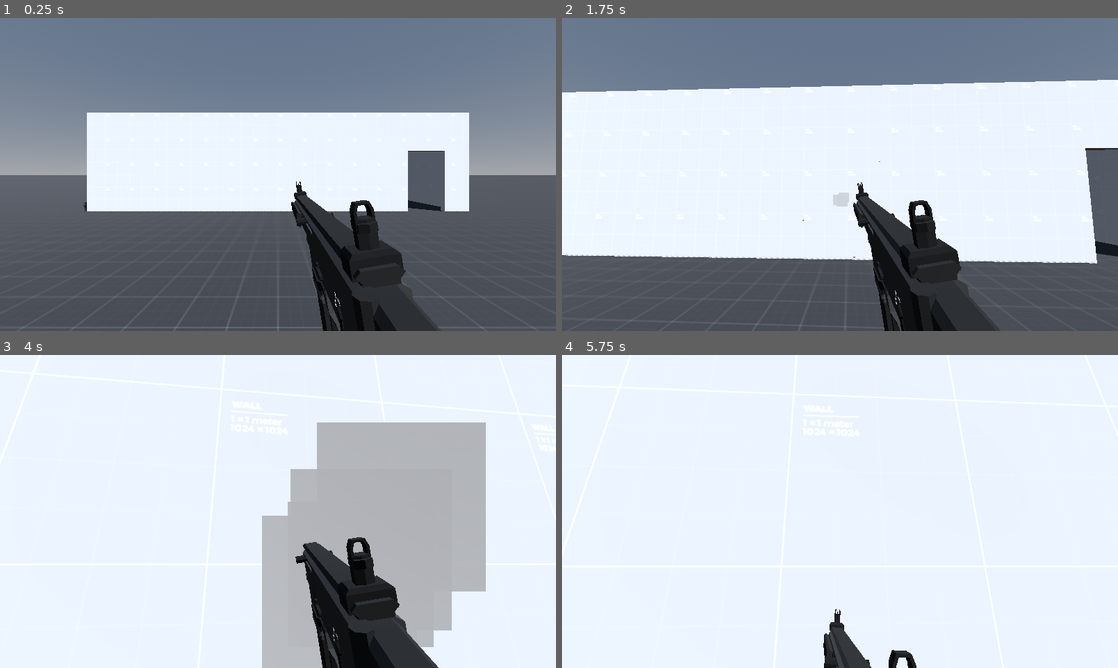
Above: before the commit, frames 1-4 (two rows, left to right).
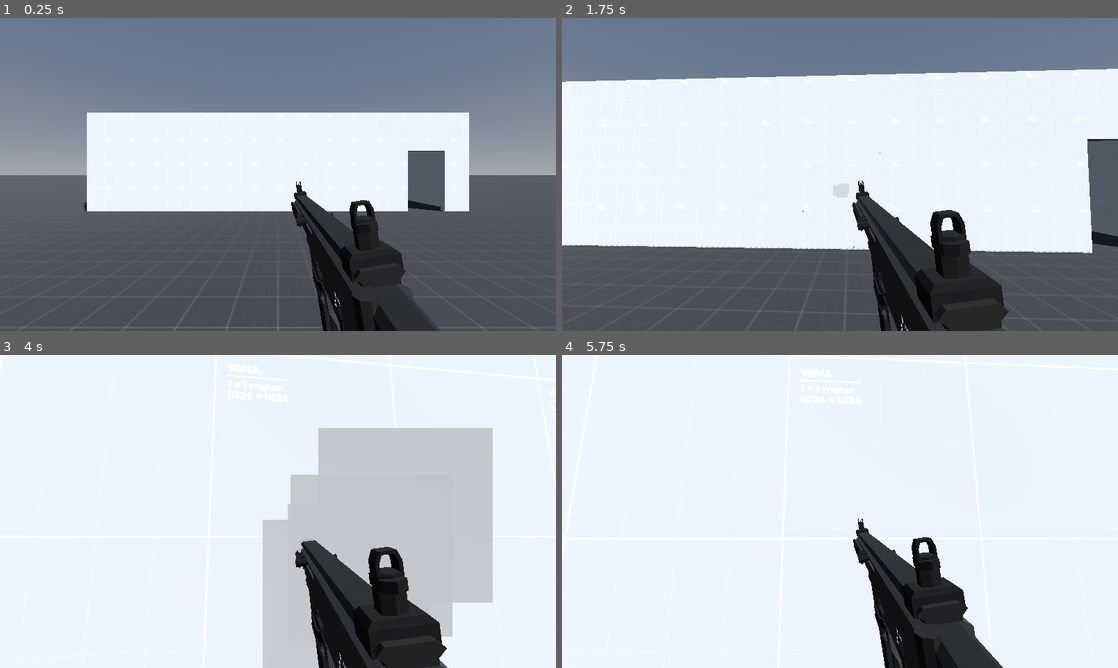
Above: after the commit, the same moments.

Repository: Ieida/Tactical-FPS-Godot
Game: Godot game, scene res://level_0/level_0.tscn
Same seed, same stepped clock (60 frames per second), same inputs: the game is played once before the commit and once after it.
Inputs (mouse positions are in pixels of both pictures, inside the frame that each line leads up to):
- Up to frame 1 (0.25 s): no input
- Up to frame 2 (1.75 s): tap Enter at 0.5 s; move the mouse to (867, 174) at 0.52 s; hold W (move_forward) from 0.53 s (still down); right-click (867, 174) at 0.6 s; tap T (rack_slide) at 0.8, 1.35 s; move the mouse to (812, 174) at 1.27 s; click (812, 174) at 1.55 s
- Up to frame 3 (4 s): keep holding W (move_forward); move the mouse to (289, 505) at 2.02 s; click (289, 505) at 2.1 s; right-click (289, 505) at 2.3 s; move the mouse to (272, 517) at 2.77 s; right-click (272, 517) at 2.85 s; tap T (rack_slide) at 3.05, 3.6 s; tap Space at 3.5 s; move the mouse to (316, 514) at 3.52 s; click (316, 514) at 3.8 s
- Up to frame 4 (5.75 s): keep holding W (move_forward); tap R (reload) at 4.15 s; move the mouse to (795, 508) at 4.27 s; click (795, 508) at 4.35 s; right-click (795, 508) at 4.55 s; tap Enter at 5 s; move the mouse to (845, 511) at 5.02 s; right-click (845, 511) at 5.1 s; tap T (rack_slide) at 5.3 s

The runs differ from the first frame. In frame 1, less than 0.1% of the frame differs, in the area x 58-59%, y 60-61%; in frame 2, 10%, in the area x 0-100%, y 16-100%; in frame 3, 5.9%; in frame 4, 7.2%.

Commit message:
weapon fixes and improvements

Diff:
--- a/player/player.tscn
+++ b/player/player.tscn
@@ -32,287 +32,154 @@
 "reload": SubResource("Animation_ej3cw")
 }
 
-[sub_resource type="Animation" id="Animation_2t8t8"]
+[sub_resource type="Animation" id="Animation_ea20d"]
+resource_name = "idle"
+tracks/0/type = "value"
+tracks/0/imported = false
+tracks/0/enabled = true
+tracks/0/path = NodePath(".:position")
+tracks/0/interp = 1
+tracks/0/loop_wrap = true
+tracks/0/keys = {
+"times": PackedFloat32Array(0.5),
+"transitions": PackedFloat32Array(1),
+"update": 0,
+"values": [Vector3(0, 0, 0)]
+}
+tracks/1/type = "value"
+tracks/1/imported = false
+tracks/1/enabled = true
+tracks/1/path = NodePath(".:rotation")
+tracks/1/interp = 1
+tracks/1/loop_wrap = true
+tracks/1/keys = {
+"times": PackedFloat32Array(0.5),
+"transitions": PackedFloat32Array(1),
+"update": 0,
+"values": [Vector3(0, 0, 0)]
+}
+
+[sub_resource type="Animation" id="Animation_hvp41"]
 resource_name = "aim_down_sights"
-length = 0.1
-tracks/0/type = "value"
-tracks/0/imported = false
-tracks/0/enabled = true
-tracks/0/path = NodePath("SMG:position")
-tracks/0/interp = 1
-tracks/0/loop_wrap = true
-tracks/0/keys = {
-"times": PackedFloat32Array(0, 0.1),
+
+[sub_resource type="Animation" id="Animation_xrct2"]
+resource_name = "reload"
+tracks/0/type = "value"
+tracks/0/imported = false
+tracks/0/enabled = true
+tracks/0/path = NodePath(".:position")
+tracks/0/interp = 1
+tracks/0/loop_wrap = true
+tracks/0/keys = {
+"times": PackedFloat32Array(0.1),
+"transitions": PackedFloat32Array(1),
+"update": 0,
+"values": [Vector3(0, 0, 0)]
+}
+tracks/1/type = "value"
+tracks/1/imported = false
+tracks/1/enabled = true
+tracks/1/path = NodePath(".:rotation")
+tracks/1/interp = 1
+tracks/1/loop_wrap = true
+tracks/1/keys = {
+"times": PackedFloat32Array(0.1),
+"transitions": PackedFloat32Array(1),
+"update": 0,
+"values": [Vector3(-0.429735, 0, 0)]
+}
+
+[sub_resource type="Animation" id="Animation_rgfdn"]
+resource_name = "recoil"
+length = 0.08
+step = 0.02
+tracks/0/type = "value"
+tracks/0/imported = false
+tracks/0/enabled = true
+tracks/0/path = NodePath(".:position")
+tracks/0/interp = 1
+tracks/0/loop_wrap = true
+tracks/0/keys = {
+"times": PackedFloat32Array(0.02, 0.06),
 "transitions": PackedFloat32Array(1, 1),
 "update": 0,
-"values": [Vector3(0.05, -0.08, -0.22), Vector3(0, -0.063, -0.22)]
-}
-tracks/1/type = "value"
-tracks/1/imported = false
-tracks/1/enabled = true
-tracks/1/path = NodePath("SMG:rotation")
-tracks/1/interp = 1
-tracks/1/loop_wrap = true
-tracks/1/keys = {
-"times": PackedFloat32Array(0, 0.1),
+"values": [Vector3(-0.001, 0, 0.035), Vector3(-0.001, 0, 0.027)]
+}
+tracks/1/type = "value"
+tracks/1/imported = false
+tracks/1/enabled = true
+tracks/1/path = NodePath(".:rotation")
+tracks/1/interp = 1
+tracks/1/loop_wrap = true
+tracks/1/keys = {
+"times": PackedFloat32Array(0.02, 0.06),
 "transitions": PackedFloat32Array(1, 1),
 "update": 0,
-"values": [Vector3(0, 0, 0.165806), Vector3(0, 0, 0)]
-}
-tracks/2/type = "value"
-tracks/2/imported = false
-tracks/2/enabled = true
-tracks/2/path = NodePath("..:fov")
-tracks/2/interp = 1
-tracks/2/loop_wrap = true
-tracks/2/keys = {
-"times": PackedFloat32Array(0, 0.1),
-"transitions": PackedFloat32Array(1, 1),
-"update": 0,
-"values": [75.0, 50.0]
-}
-
-[sub_resource type="Animation" id="Animation_gqc1y"]
+"values": [Vector3(0.0174533, 0, -0.0383972), Vector3(0.00872665, 0, -0.0383972)]
+}
+
+[sub_resource type="Animation" id="Animation_ldht1"]
 length = 0.001
 tracks/0/type = "value"
 tracks/0/imported = false
 tracks/0/enabled = true
-tracks/0/path = NodePath("SMG:position")
+tracks/0/path = NodePath(".:position")
 tracks/0/interp = 1
 tracks/0/loop_wrap = true
 tracks/0/keys = {
 "times": PackedFloat32Array(0),
 "transitions": PackedFloat32Array(1),
 "update": 0,
-"values": [Vector3(0.05, -0.08, -0.22)]
-}
-tracks/1/type = "value"
-tracks/1/imported = false
-tracks/1/enabled = true
-tracks/1/path = NodePath("SMG:rotation")
+"values": [Vector3(0, 0, 0)]
+}
+tracks/1/type = "value"
+tracks/1/imported = false
+tracks/1/enabled = true
+tracks/1/path = NodePath(".:rotation")
 tracks/1/interp = 1
 tracks/1/loop_wrap = true
 tracks/1/keys = {
 "times": PackedFloat32Array(0),
 "transitions": PackedFloat32Array(1),
 "update": 0,
-"values": [Vector3(0, 0, 0.165806)]
-}
-tracks/2/type = "value"
-tracks/2/imported = false
-tracks/2/enabled = true
-tracks/2/path = NodePath("..:fov")
-tracks/2/interp = 1
-tracks/2/loop_wrap = true
-tracks/2/keys = {
-"times": PackedFloat32Array(0),
-"transitions": PackedFloat32Array(1),
-"update": 0,
-"values": [75.0]
-}
-
-[sub_resource type="AnimationLibrary" id="AnimationLibrary_owug2"]
+"values": [Vector3(0, 0, 0)]
+}
+
+[sub_resource type="Animation" id="Animation_53r8d"]
+resource_name = "reload_empty"
+tracks/0/type = "value"
+tracks/0/imported = false
+tracks/0/enabled = true
+tracks/0/path = NodePath(".:rotation")
+tracks/0/interp = 1
+tracks/0/loop_wrap = true
+tracks/0/keys = {
+"times": PackedFloat32Array(0.1),
+"transitions": PackedFloat32Array(1),
+"update": 0,
+"values": [Vector3(-0.429735, 0, 0)]
+}
+tracks/1/type = "value"
+tracks/1/imported = false
+tracks/1/enabled = true
+tracks/1/path = NodePath(".:position")
+tracks/1/interp = 1
+tracks/1/loop_wrap = true
+tracks/1/keys = {
+"times": PackedFloat32Array(0.8, 0.9, 1),
+"transitions": PackedFloat32Array(1, 1, 1),
+"update": 0,
+"values": [Vector3(0, 0, 0), Vector3(0, -0.0111344, -0.0242951), Vector3(0, 0, 0)]
+}
+
+[sub_resource type="AnimationLibrary" id="AnimationLibrary_7ix2q"]
 _data = {
-"RESET": SubResource("Animation_gqc1y"),
-"aim_down_sights": SubResource("Animation_2t8t8")
-}
-
-[sub_resource type="Animation" id="Animation_2qp58"]
-length = 0.001
-tracks/0/type = "value"
-tracks/0/imported = false
-tracks/0/enabled = true
-tracks/0/path = NodePath("SMG:position")
-tracks/0/interp = 1
-tracks/0/loop_wrap = true
-tracks/0/keys = {
-"times": PackedFloat32Array(0),
-"transitions": PackedFloat32Array(1),
-"update": 0,
-"values": [Vector3(0.05, -0.08, -0.22)]
-}
-tracks/1/type = "value"
-tracks/1/imported = false
-tracks/1/enabled = true
-tracks/1/path = NodePath("SMG:rotation")
-tracks/1/interp = 1
-tracks/1/loop_wrap = true
-tracks/1/keys = {
-"times": PackedFloat32Array(0),
-"transitions": PackedFloat32Array(1),
-"update": 0,
-"values": [Vector3(0, 0, 0.165806)]
-}
-tracks/2/type = "value"
-tracks/2/imported = false
-tracks/2/enabled = true
-tracks/2/path = NodePath("..:fov")
-tracks/2/interp = 1
-tracks/2/loop_wrap = true
-tracks/2/keys = {
-"times": PackedFloat32Array(0),
-"transitions": PackedFloat32Array(1),
-"update": 0,
-"values": [75.0]
-}
-tracks/3/type = "value"
-tracks/3/imported = false
-tracks/3/enabled = true
-tracks/3/path = NodePath(".:position")
-tracks/3/interp = 1
-tracks/3/loop_wrap = true
-tracks/3/keys = {
-"times": PackedFloat32Array(0),
-"transitions": PackedFloat32Array(1),
-"update": 0,
-"values": [Vector3(0, 0, 0)]
-}
-tracks/4/type = "value"
-tracks/4/imported = false
-tracks/4/enabled = true
-tracks/4/path = NodePath(".:rotation")
-tracks/4/interp = 1
-tracks/4/loop_wrap = true
-tracks/4/keys = {
-"times": PackedFloat32Array(0),
-"transitions": PackedFloat32Array(1),
-"update": 0,
-"values": [Vector3(0, 0, 0)]
-}
-
-[sub_resource type="Animation" id="Animation_bu5vc"]
-resource_name = "rack_slide"
-length = 0.1
-step = 0.05
-tracks/0/type = "value"
-tracks/0/imported = false
-tracks/0/enabled = true
-tracks/0/path = NodePath(".:position")
-tracks/0/interp = 1
-tracks/0/loop_wrap = true
-tracks/0/keys = {
-"times": PackedFloat32Array(0, 0.05, 0.1),
-"transitions": PackedFloat32Array(1, 1, 1),
-"update": 0,
-"values": [Vector3(0, 0, 0), Vector3(0, 0, 0.02), Vector3(0, 0, 0)]
-}
-tracks/1/type = "value"
-tracks/1/imported = false
-tracks/1/enabled = true
-tracks/1/path = NodePath(".:rotation")
-tracks/1/interp = 1
-tracks/1/loop_wrap = true
-tracks/1/keys = {
-"times": PackedFloat32Array(0),
-"transitions": PackedFloat32Array(1),
-"update": 0,
-"values": [Vector3(0, 0, 0)]
-}
-
-[sub_resource type="Animation" id="Animation_tqkit"]
-resource_name = "recoil"
-length = 0.3
-step = 0.02
-tracks/0/type = "value"
-tracks/0/imported = false
-tracks/0/enabled = true
-tracks/0/path = NodePath(".:position")
-tracks/0/interp = 1
-tracks/0/loop_wrap = true
-tracks/0/keys = {
-"times": PackedFloat32Array(0, 0.02, 0.14, 0.3),
-"transitions": PackedFloat32Array(1, 1, 1, 1),
-"update": 0,
-"values": [Vector3(0, 0, 0), Vector3(0, 0, 0.025), Vector3(0, 0, -0.005), Vector3(0, 0, 0)]
-}
-tracks/1/type = "value"
-tracks/1/imported = false
-tracks/1/enabled = true
-tracks/1/path = NodePath(".:rotation")
-tracks/1/interp = 1
-tracks/1/loop_wrap = true
-tracks/1/keys = {
-"times": PackedFloat32Array(0, 0.02, 0.14, 0.3),
-"transitions": PackedFloat32Array(1, 1, 1, 1),
-"update": 0,
-"values": [Vector3(0, 0, 0), Vector3(0.0244346, 0, 0), Vector3(-0.00698132, 0, 0), Vector3(0, 0, 0)]
-}
-
-[sub_resource type="Animation" id="Animation_g7t13"]
-resource_name = "reload"
-length = 2.0
-tracks/0/type = "value"
-tracks/0/imported = false
-tracks/0/enabled = true
-tracks/0/path = NodePath(".:rotation")
-tracks/0/interp = 1
-tracks/0/loop_wrap = true
-tracks/0/keys = {
-"times": PackedFloat32Array(0, 0.2, 0.3, 1.6, 1.7, 1.8, 2),
-"transitions": PackedFloat32Array(1, 1, 1, 1, 1, 1, 1),
-"update": 0,
-"values": [Vector3(0, 0, 0), Vector3(-0.444504, 0.196405, -0.477048), Vector3(-0.390082, 0.105109, -0.270627), Vector3(-0.390082, 0.105109, -0.270627), Vector3(-0.277159, 0.117668, -0.34956), Vector3(-0.277159, 0.117668, -0.34956), Vector3(0, 0, 0)]
-}
-tracks/1/type = "value"
-tracks/1/imported = false
-tracks/1/enabled = true
-tracks/1/path = NodePath(".:position")
-tracks/1/interp = 1
-tracks/1/loop_wrap = true
-tracks/1/keys = {
-"times": PackedFloat32Array(0),
-"transitions": PackedFloat32Array(1),
-"update": 0,
-"values": [Vector3(0, 0, 0)]
-}
-
-[sub_resource type="Animation" id="Animation_7ki1c"]
-resource_name = "aim_down_sights"
-length = 0.1
-tracks/0/type = "value"
-tracks/0/imported = false
-tracks/0/enabled = true
-tracks/0/path = NodePath("SMG:position")
-tracks/0/interp = 1
-tracks/0/loop_wrap = true
-tracks/0/keys = {
-"times": PackedFloat32Array(0, 0.1),
-"transitions": PackedFloat32Array(1, 1),
-"update": 0,
-"values": [Vector3(0.05, -0.08, -0.22), Vector3(0, -0.063, -0.19)]
-}
-tracks/1/type = "value"
-tracks/1/imported = false
-tracks/1/enabled = true
-tracks/1/path = NodePath("SMG:rotation")
-tracks/1/interp = 1
-tracks/1/loop_wrap = true
-tracks/1/keys = {
-"times": PackedFloat32Array(0, 0.1),
-"transitions": PackedFloat32Array(1, 1),
-"update": 0,
-"values": [Vector3(0, 0, 0.165806), Vector3(0, 0, 0)]
-}
-tracks/2/type = "value"
-tracks/2/imported = false
-tracks/2/enabled = true
-tracks/2/path = NodePath("..:fov")
-tracks/2/interp = 1
-tracks/2/loop_wrap = true
-tracks/2/keys = {
-"times": PackedFloat32Array(0, 0.1),
-"transitions": PackedFloat32Array(1, 1),
-"update": 0,
-"values": [75.0, 60.0]
-}
-
-[sub_resource type="AnimationLibrary" id="AnimationLibrary_y3yaa"]
-_data = {
-"RESET": SubResource("Animation_2qp58"),
-"aim_down_sights": SubResource("Animation_7ki1c"),
-"rack_slide": SubResource("Animation_bu5vc"),
-"recoil": SubResource("Animation_tqkit"),
-"reload": SubResource("Animation_g7t13")
+"RESET": SubResource("Animation_ldht1"),
+"aim_down_sights": SubResource("Animation_hvp41"),
+"idle": SubResource("Animation_ea20d"),
+"recoil": SubResource("Animation_rgfdn"),
+"reload": SubResource("Animation_xrct2"),
+"reload_empty": SubResource("Animation_53r8d")
 }
 
 [sub_resource type="GDScript" id="GDScript_hh8np"]
@@ -398,7 +265,7 @@
 "": SubResource("AnimationLibrary_02dpj")
 }
 
-[node name="PlayerSMG" type="Node3D" parent="CharacterBody3D/Node3D/PlayerCamera" node_paths=PackedStringArray("weapon", "camera", "animation_player", "weapon_animation_player", "magazine")]
+[node name="Viewmodel" type="Node3D" parent="CharacterBody3D/Node3D/PlayerCamera" node_paths=PackedStringArray("weapon", "camera", "animation_player", "weapon_animation_player", "magazine")]
 transform = Transform3D(1, 0, 0, 0, 1, 0, 0, 0, 1, 0, 0, 0)
 script = ExtResource("4_pbdc1")
 weapon = NodePath("SMG")
@@ -406,27 +273,22 @@
 reload_time = 2.0
 bullet = ExtResource("7_i1ag6")
 animation_player = NodePath("AnimationPlayer")
-weapon_animation_player = NodePath("SMG/AnimationPlayer")
+weapon_animation_player = NodePath("AnimationPlayer")
 magazine = NodePath("SMG/Magazine")
 
-[node name="SMG" parent="CharacterBody3D/Node3D/PlayerCamera/PlayerSMG" node_paths=PackedStringArray("magazine") instance=ExtResource("8_6ao76")]
-transform = Transform3D(0.986285, -0.165048, 0, 0.165048, 0.986286, 0, 0, 0, 1, 0.05, -0.08, -0.22)
+[node name="SMG" parent="CharacterBody3D/Node3D/PlayerCamera/Viewmodel" node_paths=PackedStringArray("magazine") instance=ExtResource("8_6ao76")]
+transform = Transform3D(0.986285, -0.165048, 0, 0.165048, 0.986286, 0, 0, 0, 0.999999, 0.05, -0.08, -0.22)
 magazine = NodePath("Magazine")
 
-[node name="Magazine" type="Node3D" parent="CharacterBody3D/Node3D/PlayerCamera/PlayerSMG/SMG"]
+[node name="Magazine" type="Node3D" parent="CharacterBody3D/Node3D/PlayerCamera/Viewmodel/SMG"]
 script = ExtResource("6_7fstl")
 max_rounds = 30
 
-[node name="AnimationPlayer" type="AnimationPlayer" parent="CharacterBody3D/Node3D/PlayerCamera/PlayerSMG/SMG"]
-root_node = NodePath("../..")
+[node name="AnimationPlayer" type="AnimationPlayer" parent="CharacterBody3D/Node3D/PlayerCamera/Viewmodel"]
 libraries = {
-"": SubResource("AnimationLibrary_owug2")
-}
-
-[node name="AnimationPlayer" type="AnimationPlayer" parent="CharacterBody3D/Node3D/PlayerCamera/PlayerSMG"]
-libraries = {
-"": SubResource("AnimationLibrary_y3yaa")
-}
+"": SubResource("AnimationLibrary_7ix2q")
+}
+playback_default_blend_time = 0.5
 
 [node name="Components" type="Node" parent="."]
 
--- a/player_weapon/player_weapon.gd
+++ b/player_weapon/player_weapon.gd
@@ -20,10 +20,10 @@
 		release_trigger()
 	if Input.is_action_just_pressed("reload"):
 		reload()
-	if Input.is_action_just_pressed("aim_down_sights"):
-		aim_down_sights()
-	elif Input.is_action_just_released("aim_down_sights"):
-		aim_hip()
+	#if Input.is_action_just_pressed("aim_down_sights"):
+	#	aim_down_sights()
+	#elif Input.is_action_just_released("aim_down_sights"):
+	#	aim_hip()
 	#if Input.is_action_just_pressed("rack_slide"):
 	#	rack_slide()
 
@@ -31,7 +31,9 @@
 	camera.look_x(vector.y)
 	camera.look_y(vector.x)
 	animation_player.stop(true)
+	animation_player.clear_queue()
 	animation_player.play("recoil")
+	animation_player.queue("idle")
 
 #region Testing Purposes
 func load_mag(mag: Magazine):
@@ -44,36 +46,36 @@
 #endregion
 
 #region Weapon Functions
-func aim_down_sights():
-	weapon_animation_player.play("aim_down_sights")
-
-func aim_hip():
-	weapon_animation_player.play_backwards("aim_down_sights")
-
+var is_trigger_pressed = false
 func press_trigger():
-	if weapon is Gun:
+	if weapon is Gun and not is_reloading:
+		is_trigger_pressed = true
 		weapon.press_trigger()
 
 func release_trigger():
 	if weapon is Gun:
+		is_trigger_pressed = false
 		weapon.release_trigger()
 
+var is_reloading = false
 func reload():
-	if weapon is Gun:
-		release_trigger()
-		set_process(false)
+	if weapon is Gun and weapon.magazine and not is_trigger_pressed:
+		is_reloading = true
 		var mag = weapon.unload_magazine()
-		animation_player.play("reload")
+		if weapon._chambered_bullet:
+			animation_player.play("reload")
+		else:
+			animation_player.play("reload_empty")
+		animation_player.queue("idle")
 
 		await animation_player.animation_finished
 
 		load_mag(mag)
 		weapon.load_magazine(mag)
 		if not weapon._chambered_bullet: rack_slide()
-		set_process(true)
+		is_reloading = false
 
 func rack_slide():
 	if weapon is Gun:
 		weapon.rack_slide()
-		animation_player.play("rack_slide")
 #endregion
--- a/smg/smg.tscn
+++ b/smg/smg.tscn
@@ -22,7 +22,7 @@
 muzzle = NodePath("Muzzle")
 _rpm = 650.0
 fire_mode = 2
-recoil_multiplier = 0.5
+recoil_multiplier = 0.25
 spread_multiplier = 0.25
 muzzle_flash = NodePath("Muzzle/GPUParticles3D")
 
Not shown: 1 places in player/player.tscn that only renumber resources
